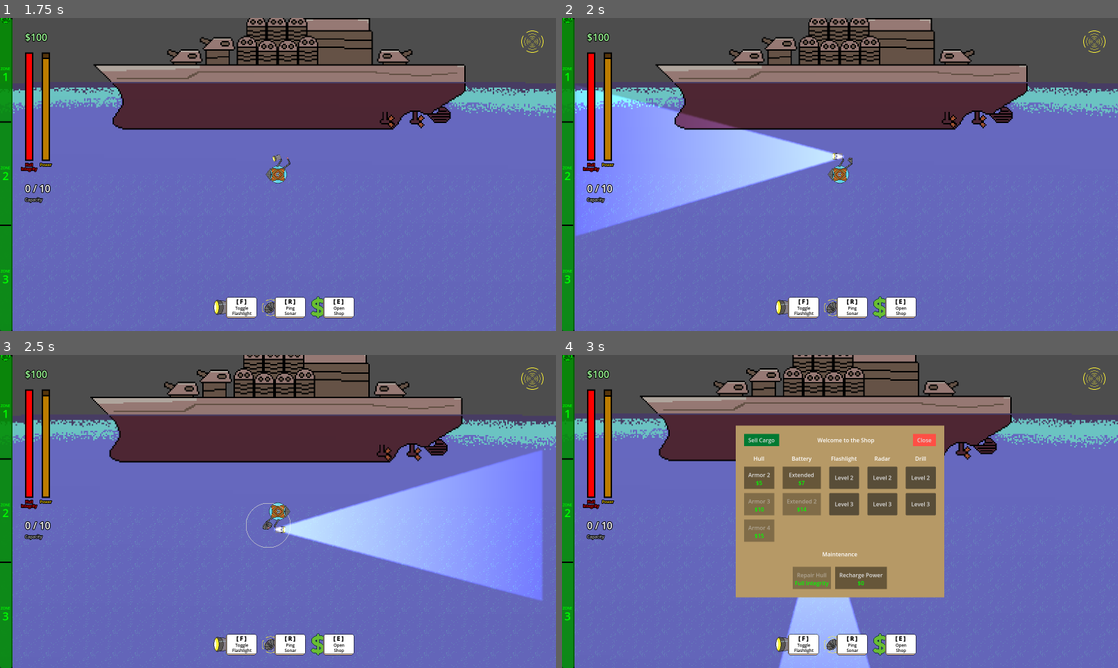
Above: before the commit, frames 1-4 (two rows, left to right).
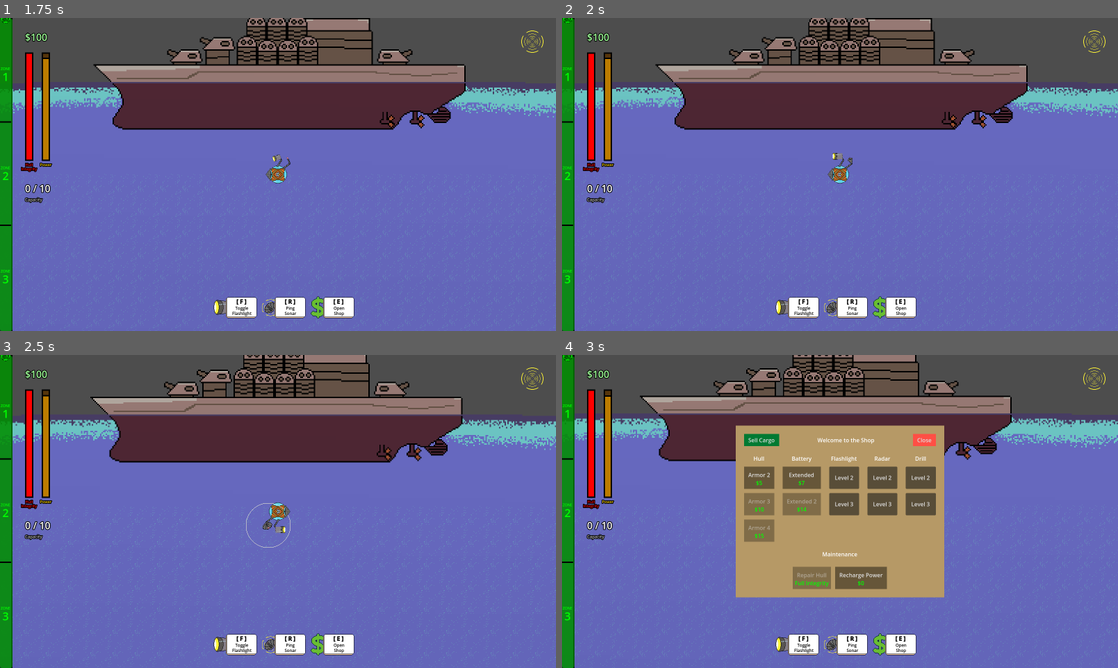
Above: after the commit, the same moments.

Repository: deruitda/ludum-dare-57
Game: Godot game, scene res://scenes/main.tscn
Two runs of this game, one before a commit and one after it. Both use one fixed random seed, a clock stepped at 60 frames per second and the inputs below. Sound files missing from this copy of the repository are replaced by a short silence.
Inputs:
- Up to frame 1 (1.75 s): click "Toggle Flashlight" at 0.5 s; click "Ping Sonar" at 1.25 s
- Up to frame 2 (2 s): no input
- Up to frame 3 (2.5 s): tap Enter at 2 s; hold D (move_right) from 2.03 s (still down); tap R at 2.1 s
- Up to frame 4 (3 s): release D (move_right) at 2.78 s; hold S (move_down) from 2.78 s (still down); tap E at 2.85 s

Frame 1 is identical in both runs. In frame 2, 11% of the frame differs, in the area x 2-51%, y 21-70%; in frame 3, 12%, in the area x 49-98%, y 30-79%; in frame 4, 2.2%.
Error after the commit: Invalid access to property or key 'light_texture' on a base object of type 'Nil'. (res://scenes/submarine/flashlight/flashlight.gd:18)

Commit message:
doing flashlight shiiiih

Diff:
--- a/scenes/submarine/flashlight/flashlight.gd
+++ b/scenes/submarine/flashlight/flashlight.gd
@@ -6,6 +6,8 @@
 @onready var power_consumption_component: PowerConsumptionComponent = $PowerConsumptionComponent
 @onready var audio_stream_player_2d: AudioStreamPlayer2D = $AudioStreamPlayer2D
 
+@export var flashlight_resource: FlashlightResource
+
 var audio = [
 	preload("res://assets/audio/sfx/flashlight.wav"),
 	preload("res://assets/audio/sfx/radar_arm.wav")
@@ -13,6 +15,7 @@
 
 func _ready() -> void:
 	SignalBus.toggle_flashlight.connect(_on_toggle_flashlight)
+	light.texture = flashlight_resource.light_texture
 
 func _process(delta: float) -> void:
 	if light.enabled:
--- a/scenes/submarine/flashlight/flashlight.tscn
+++ b/scenes/submarine/flashlight/flashlight.tscn
@@ -1,7 +1,6 @@
-[gd_scene load_steps=22 format=3 uid="uid://chdm7yhy0aeyf"]
+[gd_scene load_steps=21 format=3 uid="uid://chdm7yhy0aeyf"]
 
 [ext_resource type="Script" uid="uid://cu7flfsg780ii" path="res://scenes/submarine/flashlight/flashlight.gd" id="1_f3xsa"]
-[ext_resource type="Texture2D" uid="uid://dcrgetdsnr3rx" path="res://scenes/submarine/flashlight/flashlight_light_texture.png" id="2_txavb"]
 [ext_resource type="Texture2D" uid="uid://bdpfwse68koed" path="res://scenes/submarine/flashlight/flashlight_close_animation.png" id="3_pxniy"]
 [ext_resource type="Texture2D" uid="uid://xydxecgca1gj" path="res://scenes/submarine/flashlight/flashlight_animation.png" id="4_f3xsa"]
 [ext_resource type="AudioStream" uid="uid://div4n4x24jeij" path="res://assets/audio/sfx/radar_arm.wav" id="6_ueyfn"]
@@ -130,7 +129,6 @@
 energy = 1.89
 shadow_enabled = true
 shadow_item_cull_mask = 1024
-texture = ExtResource("2_txavb")
 offset = Vector2(709.855, 5.64)
 texture_scale = 2.73
 
--- /dev/null
+++ b/scenes/submarine/flashlight/flashlight_resources/flashlight_1.tres
@@ -0,0 +1,10 @@
+[gd_resource type="Resource" script_class="FlashlightResource" load_steps=3 format=3 uid="uid://c6lcqnvwotfnf"]
+
+[ext_resource type="Texture2D" uid="uid://dcrgetdsnr3rx" path="res://scenes/submarine/flashlight/flashlight_resources/flashlight_light_texture_1.png" id="1_41jmw"]
+[ext_resource type="Script" uid="uid://b2lx2tpjf8cd8" path="res://scenes/submarine/flashlight/flashlight_resources/flashlight_resource.gd" id="1_vqv7e"]
+
+[resource]
+script = ExtResource("1_vqv7e")
+light_texture = ExtResource("1_41jmw")
+is_unlocked = false
+metadata/_custom_type_script = "uid://b2lx2tpjf8cd8"
--- /dev/null
+++ b/scenes/submarine/flashlight/flashlight_resources/flashlight_2.tres
@@ -0,0 +1,10 @@
+[gd_resource type="Resource" script_class="FlashlightResource" load_steps=3 format=3 uid="uid://fimryso8my8b"]
+
+[ext_resource type="Texture2D" uid="uid://dcrgetdsnr3rx" path="res://scenes/submarine/flashlight/flashlight_resources/flashlight_light_texture_1.png" id="1_vubwd"]
+[ext_resource type="Script" uid="uid://b2lx2tpjf8cd8" path="res://scenes/submarine/flashlight/flashlight_resources/flashlight_resource.gd" id="2_e8qhe"]
+
+[resource]
+script = ExtResource("2_e8qhe")
+light_texture = ExtResource("1_vubwd")
+is_unlocked = false
+metadata/_custom_type_script = "uid://b2lx2tpjf8cd8"
--- /dev/null
+++ b/scenes/submarine/flashlight/flashlight_resources/flashlight_resource.gd
@@ -0,0 +1,4 @@
+extends UpgradeResource
+class_name FlashlightResource
+
+@export var light_texture: Texture
--- a/scenes/test/light_fuckery.tscn
+++ b/scenes/test/light_fuckery.tscn
@@ -2,10 +2,10 @@
 
 [ext_resource type="PackedScene" uid="uid://btknplgeb70by" path="res://scenes/map/tile_map_layer.tscn" id="1_riuvw"]
 [ext_resource type="Texture2D" uid="uid://1ge0w2hp7shc" path="res://icon.svg" id="1_s4wa2"]
-[ext_resource type="Script" path="res://scenes/map/tile_resource/zone_resource_list_layer.gd" id="2_rm33y"]
+[ext_resource type="Script" uid="uid://b0wmy2qe6hygq" path="res://scenes/map/tile_resource/zone_resource_list_layer.gd" id="2_rm33y"]
 [ext_resource type="Resource" uid="uid://v3xrbcr0u4i6" path="res://scenes/map/zone_resource_list_layers/zone_1_resource_list_layer.tres" id="3_6dlvb"]
 [ext_resource type="PackedScene" uid="uid://chdm7yhy0aeyf" path="res://scenes/submarine/flashlight/flashlight.tscn" id="3_ke3jo"]
-[ext_resource type="Texture2D" uid="uid://dcrgetdsnr3rx" path="res://scenes/submarine/flashlight/flashlight_light_texture.png" id="3_ul0e1"]
+[ext_resource type="Texture2D" uid="uid://dcrgetdsnr3rx" path="res://scenes/submarine/flashlight/flashlight_resources/flashlight_light_texture_1.png" id="3_ul0e1"]
 [ext_resource type="Resource" uid="uid://cljheb83ftod6" path="res://scenes/map/zone_resource_list_layers/zone_2_resource_list_layer.tres" id="4_jvj3o"]
 [ext_resource type="Resource" uid="uid://5woomv2ypgi3" path="res://scenes/map/zone_resource_list_layers/zone_3_resource_list_layer.tres" id="5_ytm43"]
 [ext_resource type="PackedScene" uid="uid://cwaak0mkvaijg" path="res://scenes/boat_shop/boat_shop.tscn" id="6_ipukm"]
Renamed: scenes/submarine/flashlight/flashlight_light_texture.png -> scenes/submarine/flashlight/flashlight_resources/flashlight_light_texture_1.png
Not shown, changed: scenes/submarine/flashlight/flashlight_resources/flashlight_light_texture_1.png.import
Not shown, added: scenes/submarine/flashlight/flashlight_resources/flashlight_resource.gd.uid
